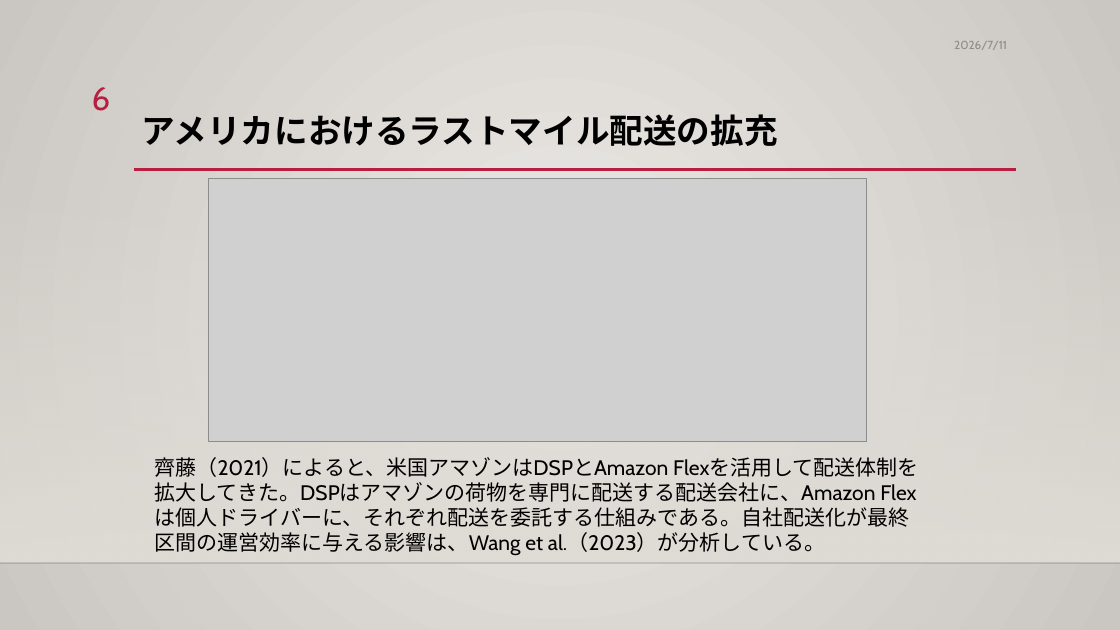
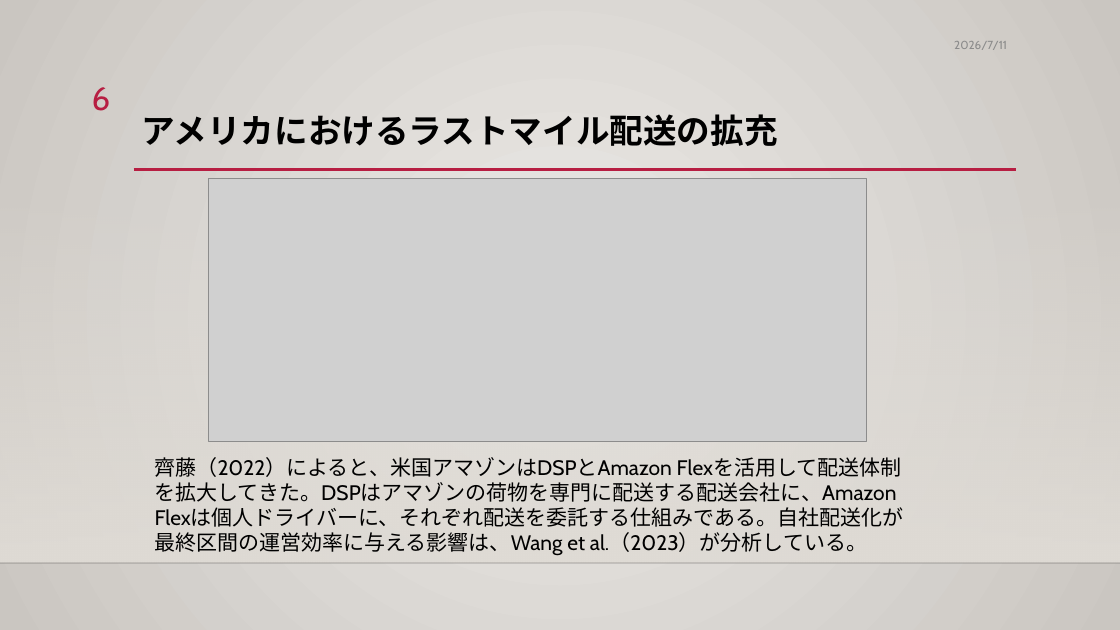
Before and after one commit to xbq738922642-cmd/claude-test, a slide deck: slide 6 of 中間発表_修正版.pptx. Drawn at 1120x630 pixels with LibreOffice and Linux fonts; fonts in the diff are those of the drawing; grey boxes stand for pictures; background and template pictures are left out. Boxes give left, top, right and bottom in pixels: in the first picture for what was removed or moved away, otherwise in the second. Text is boxed around its words. In the diff, an @@ line names an element or a change of style, - is before the commit and + after.

```diff
--- a/中間発表_修正版.pptx
+++ b/中間発表_修正版.pptx
@@ text at (x1=155, y1=457, x2=904, y2=555): text changed @@
-齊藤（2021）によると、米国アマゾンはDSPとAmazon Flexを活用して配送体制を拡大してきた。DSPはアマゾンの荷物を専門に配送する配送会社に、Amazon Flexは個人ドライバーに、それぞれ配送を委託する仕組みである。自社配送化が最終区間の運営効率に与える影響は、Wang et al.（2023）が分析している。
+齊藤（2022）によると、米国アマゾンはDSPとAmazon Flexを活用して配送体制を拡大してきた。DSPはアマゾンの荷物を専門に配送する配送会社に、Amazon Flexは個人ドライバーに、それぞれ配送を委託する仕組みである。自社配送化が最終区間の運営効率に与える影響は、Wang et al.（2023）が分析している。
```
Also in this commit, not shown: 1 other slide changed.
